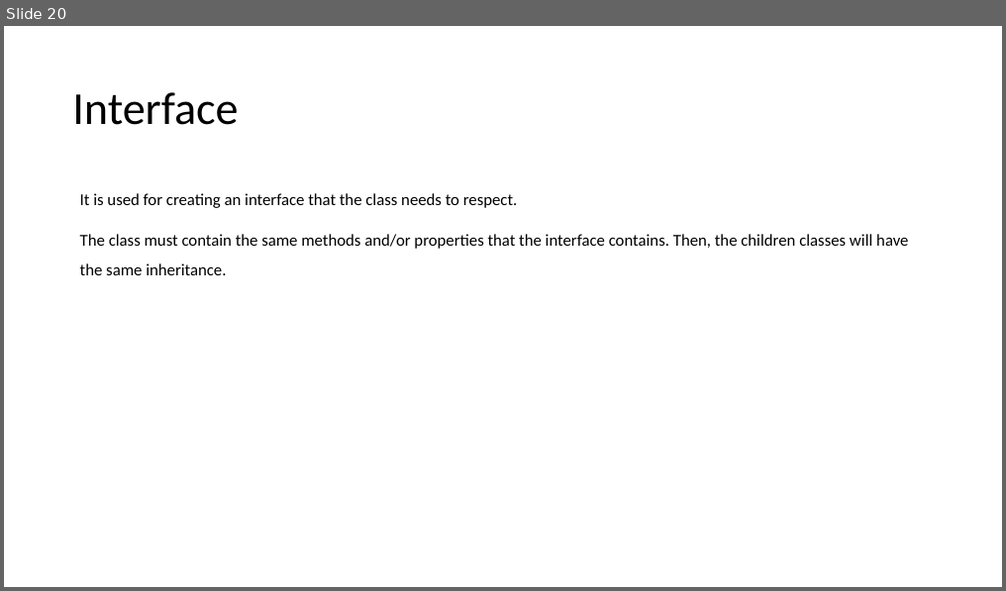
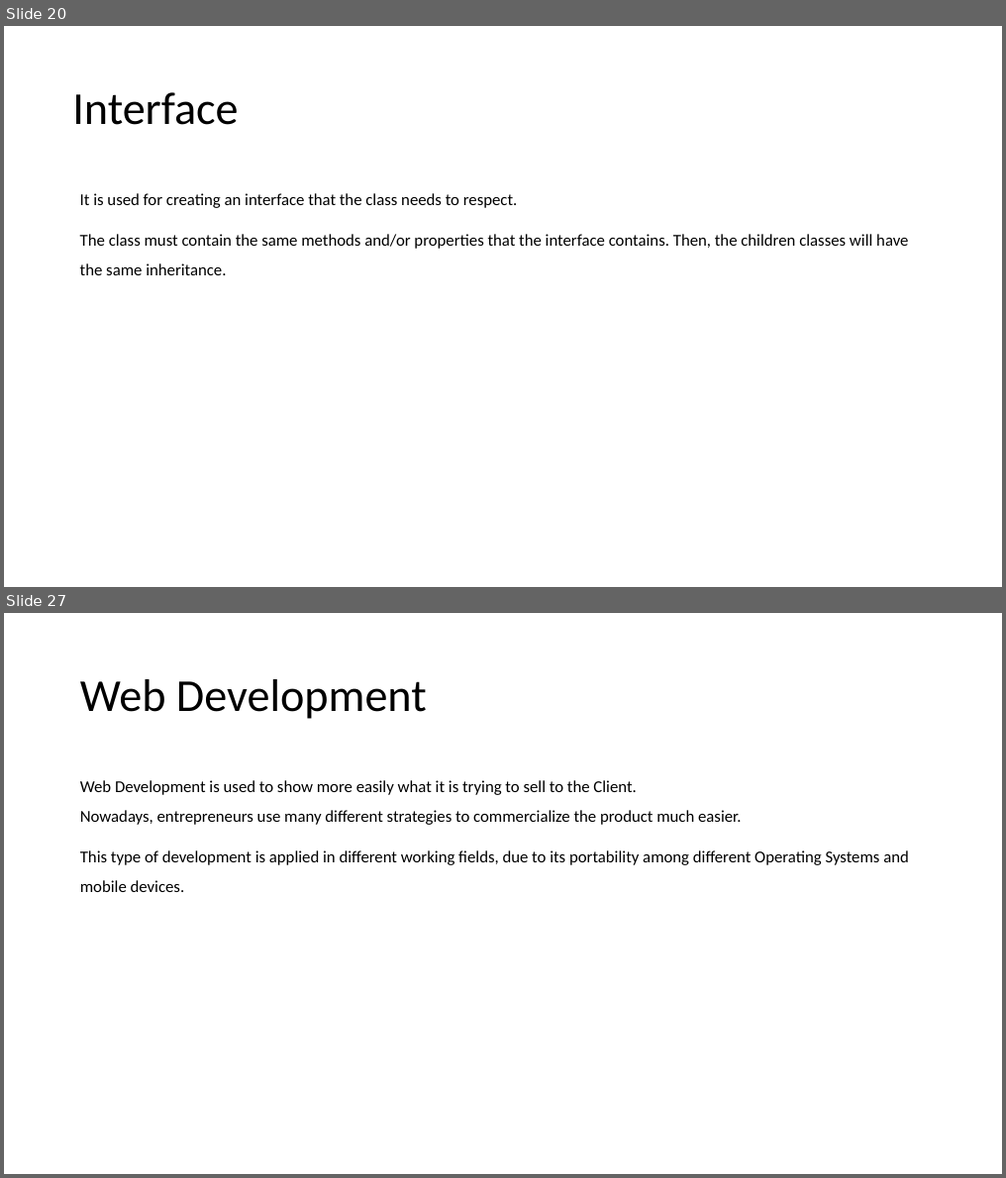
Before and after one commit to abelcondear/course, a slide deck: english/software-engineer.pptx. Shown one above the other, each under a label of ours: slide 20 before the commit, slides 20 and 27 after it; the slides between them are not shown. The pictures are 1006x591 and 1006x1178 pixels, drawn with LibreOffice and Linux fonts; fonts in the diff are those of the drawing. Boxes give left, top, right and bottom in pixels: in the first picture for what was removed or moved away, otherwise in the second. Text is boxed around its words. In the diff, an @@ line names an element or a change of style, - is before the commit and + after.

```diff
--- a/english/software-engineer.pptx
+++ b/english/software-engineer.pptx
@@ slide 27 added at bbox=[4, 613, 1002, 1174], background #FFFFFF @@
@@ title added at bbox=[80, 679, 427, 719], 44 pt, text #000000 @@
+Web Development
@@ text added at bbox=[80, 780, 909, 892], 16 pt, text #000000 @@
+Web Development is used to show more easily what it is trying to sell to the Client.
+Nowadays, entrepreneurs use many different strategies to commercialize the product much easier.
+This type of development is applied in different working fields, due to its portability among different Operating Systems and mobile devices.
```
Also in this commit, not shown: 22 other slides added, 1 other file.
